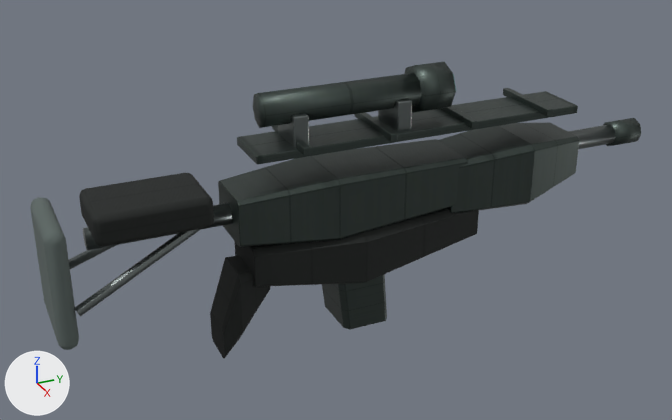
What one commit did to the glTF model public/assets/original/models/weapons/pass65-firearms/m14-ebr/m14-ebr-world-lod2.glb.
Rendered twice from a 50 mm lens placed at (2.305, -1.227, 0.996), pointed at (-0.057, -0.164, -0.186). Lighting does not change. The marker at lower left points along +X, +Y and +Z. The older version comes first. Where no turn or scale is listed for an object, it has been applied to the vertices. Vertices at exactly the same position are counted once.

Before the edit, the objects in view are built like this:
```python
me_cylinder_1573 = bpy.data.meshes.new('Cylinder.1573')
me_cylinder_1573.from_pydata(...)  # 476 vertices, 928 faces; spans x -0.14..0.14, y -0.9..0.9, z -0.22..0.22
me_cylinder_1573.materials.append(mat_mat_pass65_m14_ebr_gunmetal)  # grey #757c7b
me_m14ebr_action_world_lod2_mesh = bpy.data.meshes.new('M14EBR_Action_WORLD_LOD2_Mesh')
me_m14ebr_action_world_lod2_mesh.from_pydata(...)  # 1229 vertices, 2402 faces; spans x -0.125..0.125, y -0.715..0.715, z -0.301..0.301
me_m14ebr_action_world_lod2_mesh.materials.append(mat_mat_pass65_m14_ebr_primary_pbr)
me_m14ebr_box_magazine_world_lod2_mesh = bpy.data.meshes.new('M14Ebr_Box_Magazine_WORLD_LOD2_Mesh')
me_m14ebr_box_magazine_world_lod2_mesh.from_pydata(...)  # 150 vertices, 296 faces; spans x -0.095..0.095, y -0.092..0.092, z -0.14..0.14
me_m14ebr_box_magazine_world_lod2_mesh.materials.append(mat_mat_pass65_m14_ebr_primary_pbr)
ob_m14_ebr_world_lod2_runtime_magazine_mat_pass65_m14_ebr_primary_pbr = bpy.data.objects.new('m14-ebr_WORLD_LOD2_Runtime_magazine_MAT_Pass65_m14_ebr_Primary_PBR', me_m14ebr_box_magazine_world_lod2_mesh)
ob_m14_ebr_world_lod2_runtime_magazine_mat_pass65_m14_ebr_primary_pbr.location = (0.0, -0.139, -0.386)
ob_m14_ebr_world_lod2_runtime_static_mat_pass65_m14_ebr_gunmetal = bpy.data.objects.new('m14-ebr_WORLD_LOD2_Runtime_static_MAT_Pass65_m14_ebr_Gunmetal', me_cylinder_1573)
ob_m14_ebr_world_lod2_runtime_static_mat_pass65_m14_ebr_gunmetal.location = (0.0, -0.084, -0.042)
ob_m14_ebr_world_lod2_runtime_static_mat_pass65_m14_ebr_primary_pbr = bpy.data.objects.new('m14-ebr_WORLD_LOD2_Runtime_static_MAT_Pass65_m14_ebr_Primary_PBR', me_m14ebr_action_world_lod2_mesh)
ob_m14_ebr_world_lod2_runtime_static_mat_pass65_m14_ebr_primary_pbr.location = (0.0, 0.193, -0.045)
# also in view: 'm14-ebr_WORLD_LOD2_Runtime_static_MAT_Pass65_m14_ebr_Polymer_PBR' at (0.0, -0.332, -0.273); 'm14-ebr_WORLD_LOD2_Runtime_static_MAT_Pass65_m14_ebr_Rubber' at (0.0, -1.012, -0.186)
```
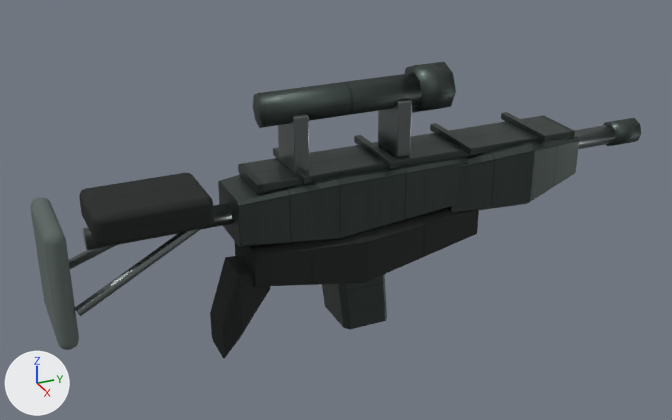
The change, as JSON lines over the scene's bpy script:
```json
{"block": "me_cylinder_1573", "where": "me_cylinder_1573.from_pydata(...)  # 476 vertices, 928 faces; spans x -0.14..0.14, y -0.9..0.9, z -0.22..0.22"}
{"block": "me_cylinder_1573", "where": "# used by ob_m14_ebr_world_lod2_runtime_static_mat_pass65_m14_ebr_gunmetal; location = (0.0, -0.084, -0.042)"}
{"block": "me_cylinder_1573", "change": "me_cylinder_1573 part 1: all 48 vertices in x -0.07..0.07, y 0.06..0.11, z 0.11 are moved by (0.0, 0.0, -0.06)"}
{"block": "me_cylinder_1573", "change": "me_cylinder_1573 part 2: all 48 vertices in x -0.07..0.07, y -0.26..-0.21, z 0.11 are moved by (0.0, 0.0, -0.06)"}
{"block": "me_m14ebr_action_world_lod2_mesh", "where": "# used by ob_m14_ebr_world_lod2_runtime_static_mat_pass65_m14_ebr_primary_pbr; location = (0.0, 0.193, -0.045)"}
{"op": "remove", "block": "me_m14ebr_action_world_lod2_mesh", "code": "me_m14ebr_action_world_lod2_mesh.from_pydata(...)  # 1229 vertices, 2402 faces; spans x -0.125..0.125, y -0.715..0.715, z -0.301..0.301"}
{"op": "add", "block": "me_m14ebr_action_world_lod2_mesh", "code": "me_m14ebr_action_world_lod2_mesh.from_pydata(...)  # 1304 vertices, 2548 faces; spans x -0.125..0.125, y -0.715..0.715, z -0.301..0.301"}
{"block": "me_m14ebr_action_world_lod2_mesh", "change": "me_m14ebr_action_world_lod2_mesh part 3: the loose piece of 96 vertices spanning x -0.084..0.084, y -0.655..0.405, z 0.107..0.132 is scaled about its middle by (0.891, 1, 1.14), then moved by (0.0, 0.0, -0.105)"}
{"block": "me_m14ebr_action_world_lod2_mesh", "change": "me_m14ebr_action_world_lod2_mesh part 4: the loose piece of 96 vertices spanning x -0.084..0.084, y -0.655..0.405, z 0.107..0.132 is copied, and the copy is moved by (0.0, 0.0, -0.083); it spans x -0.084..0.084, y -0.655..0.405, z 0.024..0.049"}
{"block": "me_m14ebr_action_world_lod2_mesh", "change": "me_m14ebr_action_world_lod2_mesh part 5: the loose piece of 96 vertices spanning x -0.12..0.12, y -0.534..-0.512, z 0.126..0.148 is moved by (0.0, 0.0, -0.083)"}
{"block": "me_m14ebr_action_world_lod2_mesh", "change": "me_m14ebr_action_world_lod2_mesh part 6: the loose piece of 96 vertices spanning x -0.12..0.12, y -0.269..-0.247, z 0.126..0.148 is moved by (0.0, 0.0, -0.083)"}
{"block": "me_m14ebr_action_world_lod2_mesh", "change": "me_m14ebr_action_world_lod2_mesh part 7: the loose piece of 96 vertices spanning x -0.12..0.12, y -0.003..0.019, z 0.126..0.148 is moved by (0.0, 0.0, -0.083)"}
{"block": "me_m14ebr_action_world_lod2_mesh", "change": "me_m14ebr_action_world_lod2_mesh part 8: the loose piece of 96 vertices spanning x -0.12..0.12, y 0.262..0.284, z 0.126..0.148 is moved by (0.0, 0.0, -0.083)"}
{"block": "me_m14ebr_action_world_lod2_mesh", "change": "other edits to the shape of me_m14ebr_action_world_lod2_mesh do not show in these pictures"}
```

Pixel boxes (x1, y1, x2, y2) of what changed, in the pictures (672 x 420 px; the box of a moved part takes in the faces that stretch with it):
```json
{"part": 1, "of": "me_cylinder_1573", "change": "moved or reshaped", "before": [378, 102, 412, 131], "after": [378, 102, 412, 157]}
{"part": 2, "of": "me_cylinder_1573", "change": "moved or reshaped", "before": [278, 117, 309, 147], "after": [278, 117, 309, 175]}
{"part": 3, "of": "me_m14ebr_action_world_lod2_mesh", "change": "moved or reshaped", "before": [237, 91, 578, 164], "after": [239, 156, 469, 195], "on screen": "mostly hidden afterwards"}
{"part": 4, "of": "me_m14ebr_action_world_lod2_mesh", "change": "added", "after": [238, 115, 575, 193]}
{"part": 5, "of": "me_m14ebr_action_world_lod2_mesh", "change": "moved or reshaped", "before": [272, 125, 311, 156], "after": [273, 148, 311, 184]}
{"part": 6, "of": "me_m14ebr_action_world_lod2_mesh", "change": "moved or reshaped", "before": [355, 113, 398, 142], "after": [354, 135, 397, 169]}
{"part": 7, "of": "me_m14ebr_action_world_lod2_mesh", "change": "moved or reshaped", "before": [441, 106, 478, 129], "after": [430, 123, 477, 155]}
{"part": 8, "of": "me_m14ebr_action_world_lod2_mesh", "change": "moved or reshaped", "before": [503, 88, 553, 117], "after": [501, 112, 551, 142]}
```
